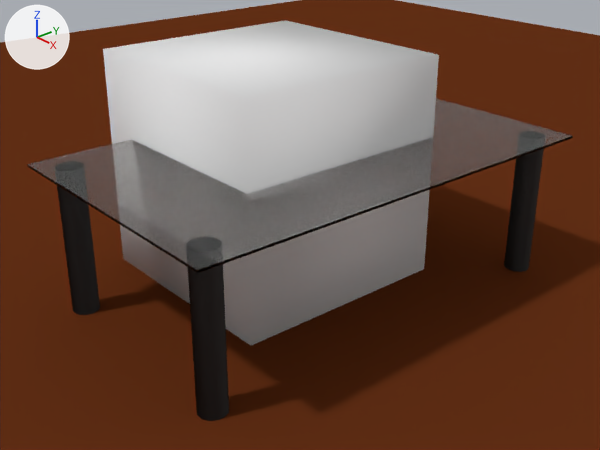
The Blender file Projekt/Model/SK_Milch.blend, before and after one commit.
Rendered twice from a 50 mm camera at (4.08, -3.6, 2.99) aimed at (-0.05, -0.07, 0.54). Arrows for +X, +Y and +Z are at upper left; the lights stay in place.

The older version as bpy lines, for what is in view:
```python
me_cube = bpy.data.meshes.new('Cube')
me_cube.from_pydata(...)  # a box spanning x -1.0..1.0, y -1.0..1.0, z 0.0..2.0
me_cube.polygons.foreach_set('use_smooth', [True] * 6)
me_cube.materials.append(mat_material)  # white #e7e7e7
me_plane_001 = bpy.data.meshes.new('Plane.001')
me_plane_001.from_pydata([(-1.0, -1.0, 0.0), (1.0, -1.0, 0.0), (-1.0, 1.0, 0.0), (1.0, 1.0, 0.0)], [], [(0, 1, 3, 2)])
me_plane_001.materials.append(mat_material_004)  # brown #643016
ob_boden = bpy.data.objects.new('Boden', me_plane_001)
ob_boden.location = (0.0, 0.0, 0.044)
ob_boden.scale = (9.82, 9.82, 9.82)
ob_domain = bpy.data.objects.new('Domain', me_cube)
ob_domain.location = (-0.475, 0.0, -0.058)
ob_domain.scale = (0.83, 0.838, 0.88)
ob_glastisch = bpy.data.objects.new('Glastisch', None)
ob_glastisch.location = (0.0, 0.0, 0.0)
ob_glastisch.show_instancer_for_render = False
ob_glastisch.instance_type = 'COLLECTION'
ob_glastisch.instance_collection = col_glastisch
```
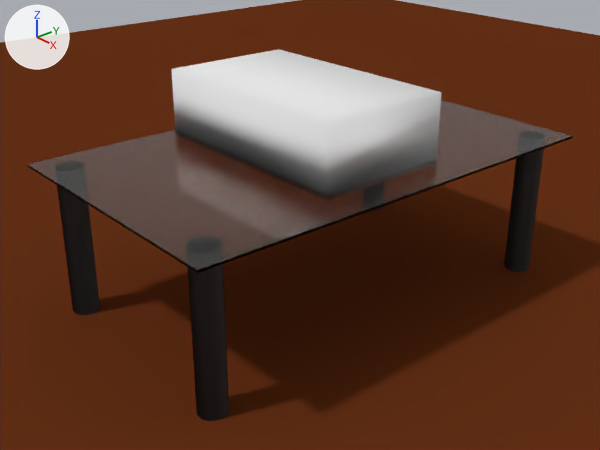
Pixel boxes (x1, y1, x2, y2) of what changed, in the pictures (600 x 450 px):
'Domain', moved, rescaled (19% narrower, 55% shorter): before (103, 20, 439, 345); after (171, 49, 442, 196)

Diff of the bpy script that builds the scene:
```diff
--- a/Projekt/Model/SK_Milch.blend.py
+++ b/Projekt/Model/SK_Milch.blend.py
@@ ob_domain @@
 ob_domain = bpy.data.objects.new('Domain', me_cube)
-ob_domain.location = (-0.475, 0.0, -0.058)
-ob_domain.scale = (0.83, 0.838, 0.88)
+ob_domain.location = (-0.14, 0.0, 1.067)
+ob_domain.scale = (0.83, 0.491, 0.25)
```
